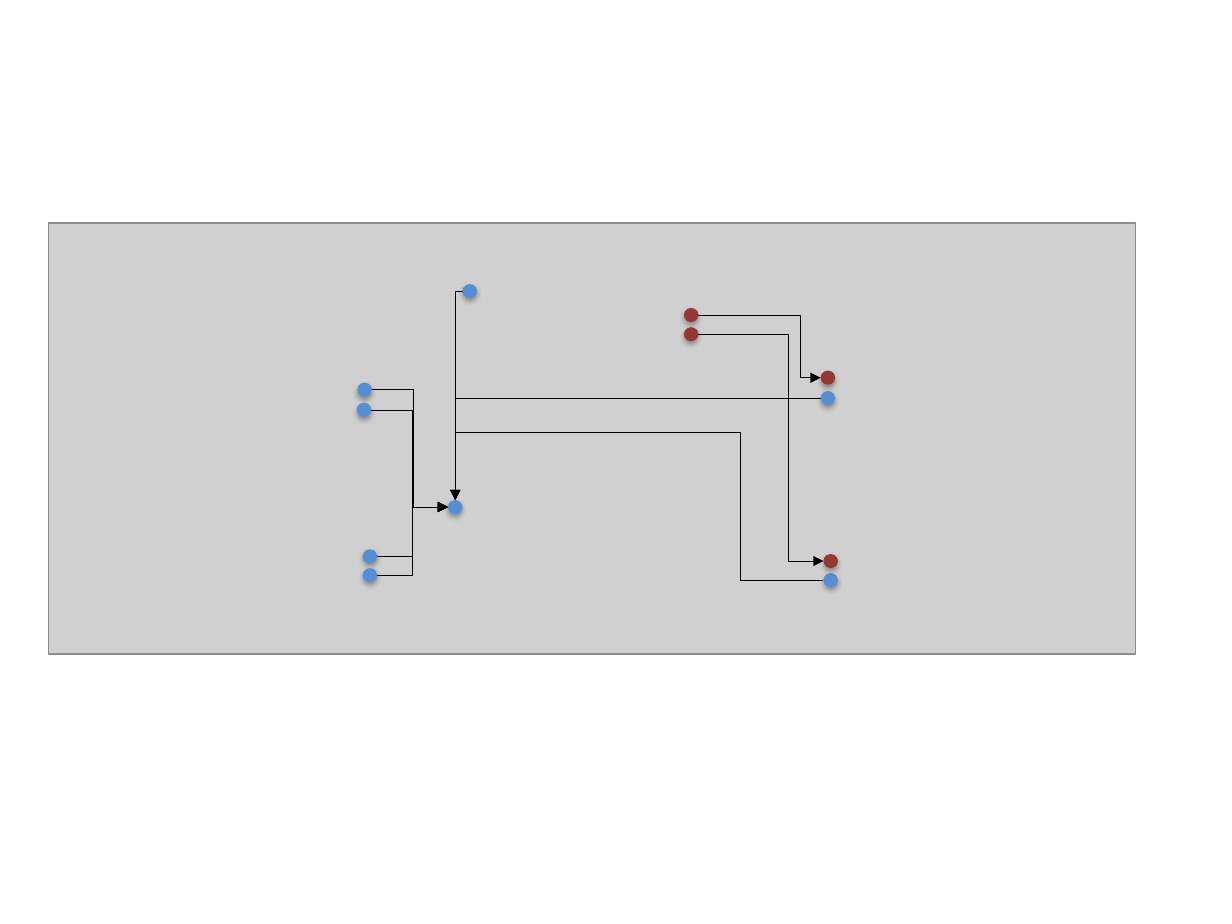
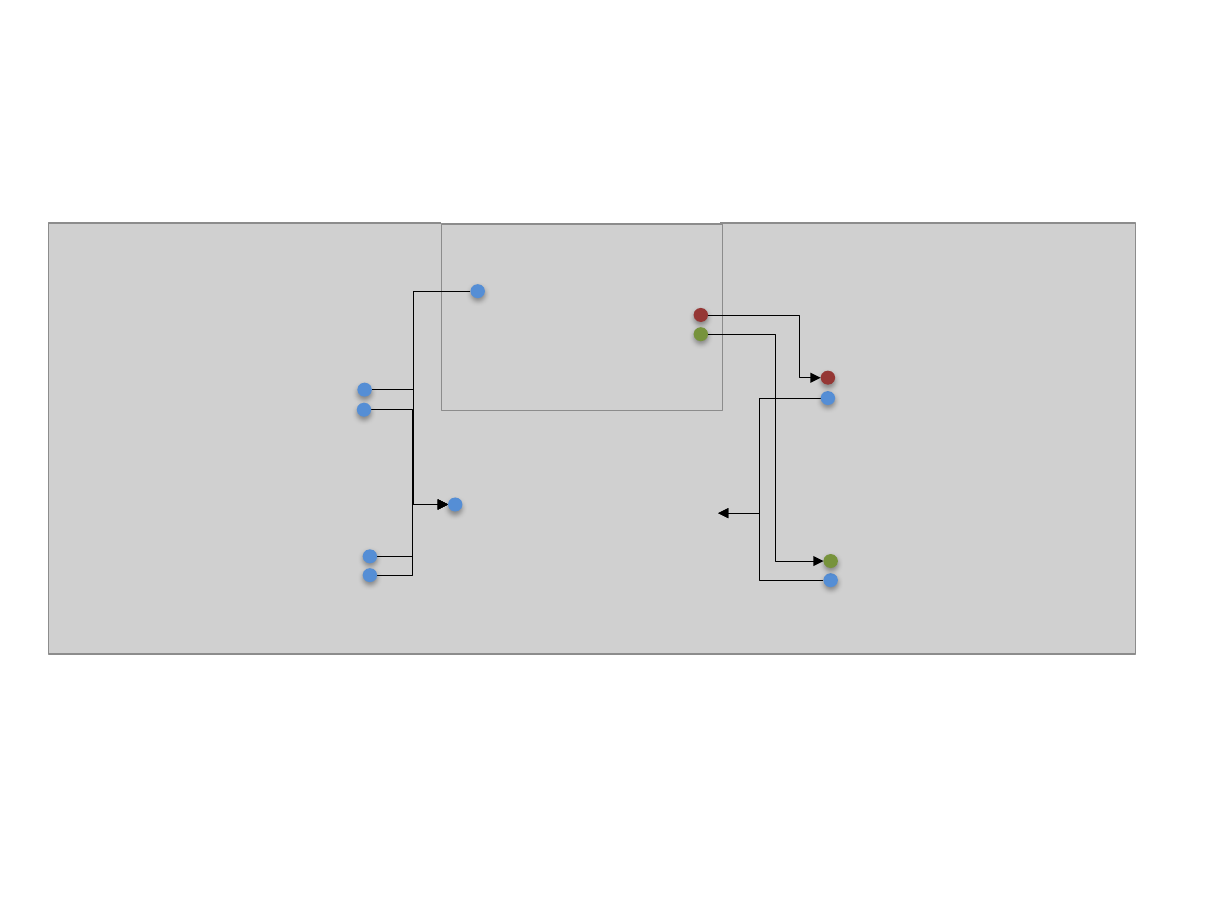
Before and after one commit to NICTA/fsdf-hackfest, a slide deck: slide 5 of assets/Hackfest - FSDF Overview.pptx. Drawn at 1232x924 pixels with LibreOffice and Linux fonts; fonts in the diff are those of the drawing; grey boxes stand for pictures. Boxes give left, top, right and bottom in pixels: in the first picture for what was removed or moved away, otherwise in the second. Text is boxed around its words. In the diff, an @@ line names an element or a change of style, - is before the commit and + after.

```diff
--- a/assets/Hackfest - FSDF Overview.pptx
+++ b/assets/Hackfest - FSDF Overview.pptx
@@ rectangle added at (x1=444, y1=191, x2=718, y2=397), fill #FFFFFF, outline #FFFFFF 2 pt @@
@@ picture added at (x1=441, y1=224, x2=722, y2=411) @@
@@ elbow arrow moved from (462, 291) - (456, 500) to (471, 291) - (448, 505) @@
@@ 3 ellipses moved together from (x1=462, y1=285, x2=699, y2=341) to (x1=471, y1=285, x2=708, y2=341) @@
@@ ellipse at (x1=694, y1=328, x2=708, y2=341): fill #953735 to #77933C @@
@@ elbow arrow moved from (699, 315) - (821, 378) to (708, 315) - (821, 378) @@
@@ elbow arrow moved from (699, 334) - (823, 561) to (708, 334) - (823, 561) @@
@@ elbow arrow (372, 389) - (448, 505): route changed @@
@@ elbow arrow (371, 410) - (448, 505): route changed @@
@@ elbow arrow moved from (821, 398) - (456, 500) to (821, 398) - (718, 514) @@
@@ elbow arrow (377, 575) - (448, 505): route changed @@
@@ elbow arrow (377, 557) - (448, 505): route changed @@
@@ elbow arrow moved from (823, 580) - (456, 500) to (823, 580) - (718, 514) @@
@@ ellipse at (x1=823, y1=554, x2=838, y2=568): fill #953735 to #77933C @@
```
Also in this commit, not shown: 3 other files.
